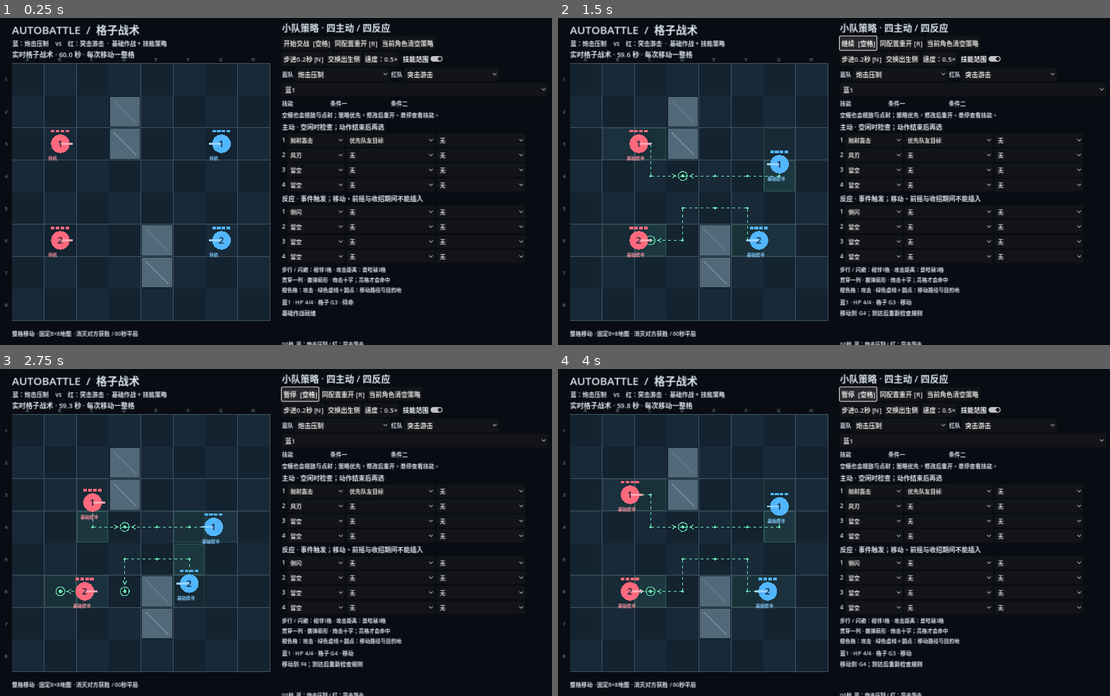
Above: before the commit, frames 1-4 (two rows, left to right).
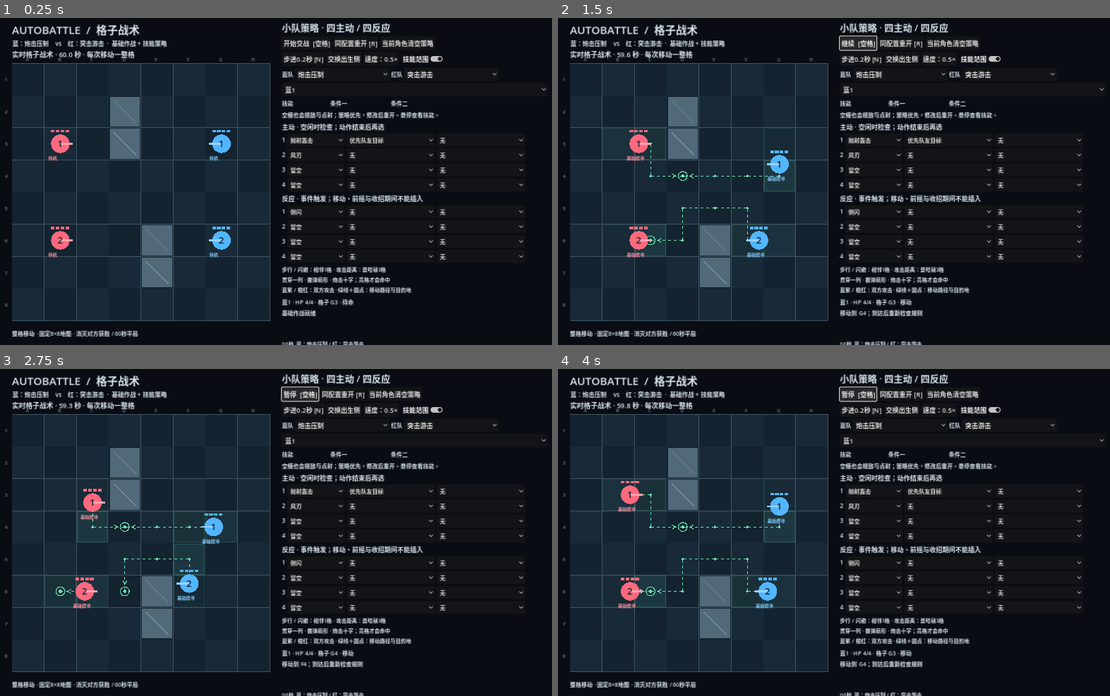
Above: after the commit, the same moments.

Repository: YuanTheouy/test-demo-autobattle
Game: Godot game, scene res://main.tscn
The game is run twice, just before and just after one commit, with the same random seed, the same clock (stepped at 60 frames per second) and the same inputs.
Inputs:
- Up to frame 1 (0.25 s): no input
- Up to frame 2 (1.5 s): click "开始交战 [空格]" at 0.5 s; click "暂停 [空格]" at 1.25 s
- Up to frame 3 (2.75 s): click "继续 [空格]" at 2 s
- Up to frame 4 (4 s): click "同配置重开 [R]" at 2.75 s; click "开始交战 [空格]" at 3.5 s

The runs differ from the first frame. In frame 1, 0.3% of the frame differs, in the area x 51-75%, y 82-85%; in frame 2, 0.3%; in frame 3, 0.3%; in frame 4, 0.3%.

Commit message:
按阵营区分攻击颜色并保留绿色移动提示

Diff:
--- a/scripts/grid_battle.gd
+++ b/scripts/grid_battle.gd
@@ -3,7 +3,8 @@
 # Grid simulation. p is always the occupied cell center; movement is animated separately.
 const CELL := 80.0
 const MOVE_HINT := Color("69e3b3")
-const ATTACK_HINT := Color("ffae57")
+const ATTACK_BLUE := Color("9599ff")
+const ATTACK_RED := Color("ff825e")
 const DIRS := [Vector2i.RIGHT, Vector2i.DOWN, Vector2i.LEFT, Vector2i.UP]
 var pending: Array = []
 var grid_fx: Array = []
@@ -35,7 +36,7 @@
 			if child.text.begins_with("反应 ·"): child.text = "反应 · 事件触发；移动、前摇与收招期间不能插入"
 			if child.text.begins_with("AUTOBATTLE"): child.text = "AUTOBATTLE  /  格子战术"
 		update_grid_labels(child)
-	skill_help.text = "步行 / 闪避：相邻1格 · 攻击距离：曼哈顿3格\n贯穿一列 · 霰弹扇形 · 炮击十字；亮格才会命中\n橙色格：攻击 · 绿色虚线＋圆点：移动路径与目的地"
+	skill_help.text = "步行 / 闪避：相邻1格 · 攻击距离：曼哈顿3格\n贯穿一列 · 霰弹扇形 · 炮击十字；亮格才会命中\n蓝紫 / 橙红：双方攻击 · 绿线＋圆点：移动路径与目的地"
 
 func setup_navigation() -> void: pass
 func refresh_boundary_navigation() -> void: pass
@@ -493,16 +494,16 @@
 		paint_cells(range_cells, Color("d4e4ee"), 0.08)
 	if show_aim:
 		for u in units:
-			if u.hp > 0 and u.phase == "吟唱": paint_cells(u.attack_cells, ATTACK_HINT, 0.20)
-		for a in pending: paint_cells(a.cells, ATTACK_HINT, 0.28)
-	for fx in grid_fx: paint_cells(fx.cells, GOLD, fx.life * 1.8)
+			if u.hp > 0 and u.phase == "吟唱": paint_cells(u.attack_cells, ATTACK_BLUE if u.team == 0 else ATTACK_RED, 0.20)
+		for a in pending: paint_cells(a.cells, ATTACK_BLUE if a.team == 0 else ATTACK_RED, 0.28)
+	for fx in grid_fx: paint_cells(fx.cells, ATTACK_BLUE if fx.team == 0 else ATTACK_RED, fx.life * 1.8)
 	for a in pending:
 		if a.total <= 0: continue
 		for c in a.cells:
 			var t: float = clampf(1 - a.left / a.total, 0, 1)
 			var p: Vector2 = a.origin.lerp(center(c), t)
 			if a.skill == "抛射轰击": p.y -= sin(t * PI) * 65
-			draw_circle(ORIGIN + p, 4, GOLD)
+			draw_circle(ORIGIN + p, 4, ATTACK_BLUE if a.team == 0 else ATTACK_RED)
 	# Movement guidance is independent of the attack-range toggle.
 	for u in units:
 		if u.hp <= 0 or not u.moving: continue
Binary file changed: preview.png
Not shown, changed: README.md
